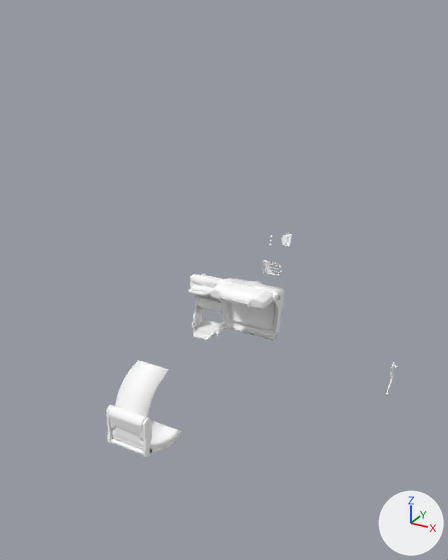
Renders of the Blender file pip boy 2000.blend from each side of a commit.
Both versions are drawn from a camera (50 mm lens) standing at (39.6, -61.4, 37.3) and looking at (8.7, -5.3, 9.3). The lights are fixed; the arrows at lower right show +X, +Y and +Z.

The first picture shows '1 X', '2 Y', '3 Y', 'Pip boy 2000', 'Pip boy 2000.001'.
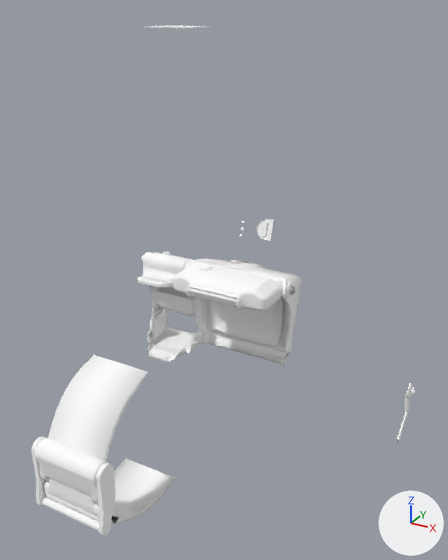
What changed in the scene script:
```text
Add me_pip_boy_2000_006:
    me_pip_boy_2000_006.from_pydata(...)  # a box spanning x -2.53..-0.47, y 0.0..0.13, z 0.01..1.12
    me_pip_boy_2000_006.materials.append(mat_material_000001)  # white #ffffff
Change ob_pip_boy_2000:
    ob_pip_boy_2000.location: (0.0, 0.0, 0.0) -> (-4.8, -5.0, 0.0)
    ob_pip_boy_2000.scale: (1.0, 1.0, 1.0) -> (1.65, 1.65, 1.65)
Change ob_1_x:
    ob_1_x.location: (15.1, 0.0, 0.0) -> (10.3, -5.0, 0.0)
    ob_1_x.scale: (1.0, 1.0, 1.0) -> (1.65, 1.65, 1.65)
Change ob_2_y:
    ob_2_y.location: (0.0, 19.1, 0.0) -> (-4.8, 14.1, 0.0)
    ob_2_y.scale: (1.0, 1.0, 1.0) -> (1.65, 1.65, 1.65)
Change ob_3_y:
    ob_3_y.location: (0.0, 22.0, 0.0) -> (-4.8, 16.9, 0.0)
    ob_3_y.scale: (1.0, 1.0, 1.0) -> (1.65, 1.65, 1.65)
Change ob_pip_boy_2000_001:
    ob_pip_boy_2000_001.location: (0.0, -17.6, 0.0) -> (-4.8, -22.6, 0.0)
    ob_pip_boy_2000_001.scale: (1.0, 1.0, 1.0) -> (1.65, 1.65, 1.65)
Add ob_pip_boy_2000_002:
    ob_pip_boy_2000_002 = bpy.data.objects.new('Pip boy 2000.002', me_pip_boy_2000_006)
    ob_pip_boy_2000_002.location = (6.3, -1.3, 35.4)
    ob_pip_boy_2000_002.rotation_euler = (1.571, 0.0, 0.0)  # degrees (90, 0, 0)
    ob_pip_boy_2000_002.scale = (2.67, 0.759, 3.63)
    _m = ob_pip_boy_2000_002.modifiers.new('Boolean', 'BOOLEAN')
```

Location of each change, (x1, y1, x2, y2) in pixels of the pictures (448 x 560 px):
'Pip boy 2000.001', moved, rescaled (86% wider, 84% taller)
    before: (106, 360, 183, 458)
    after: (31, 355, 175, 536)
'Pip boy 2000', moved, rescaled (69% wider, 66% taller)
    before: (188, 273, 285, 342)
    after: (137, 251, 302, 366)
'3 Y', moved, rescaled
    before: (281, 233, 292, 246)
    after: (257, 219, 274, 241)
'1 X', moved, rescaled (58% wider, 69% taller)
    before: (386, 362, 397, 397)
    after: (397, 383, 415, 443)
'2 Y', moved, rescaled
    before: (263, 260, 282, 275)
    after: (231, 259, 252, 264)
'Pip boy 2000.002', added
    after: (145, 25, 211, 28)
